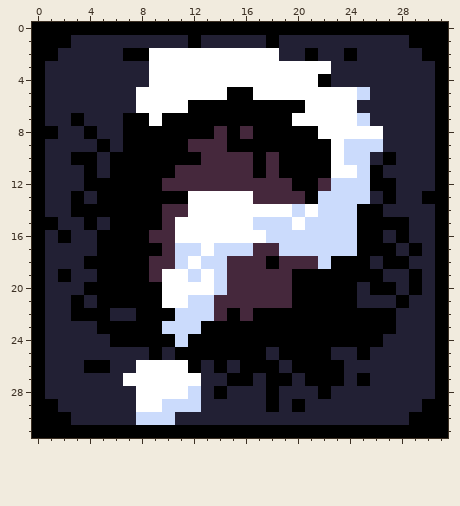
Edited in one commit: pixel-art file (raw project files/achievement icon.ase). The first picture shows the starting point.
32x32 pixels, 1 frame.
Once edited:
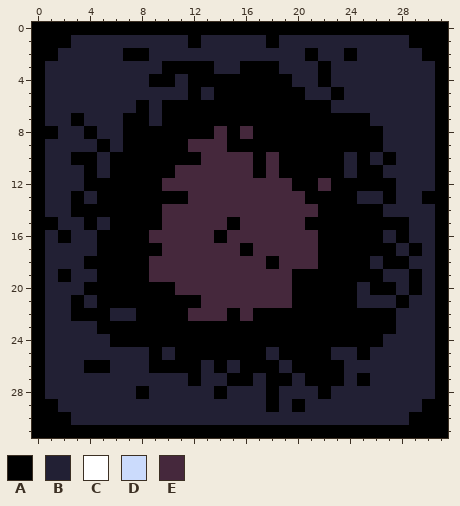
Palette (. is transparent): A #000000  B #222034  C #ffffff  D #cbdbfc  E #45283c
What changed:
Changed rows in their new state; - is an unchanged pixel.
Layer "border":
first column x 7:
 2 --BBBBBBBBBB--------
 3 --BAAAABBAAABBBA----
 4 --AABAAAAAAAABB-----
 5 -BBBBABA--AAAABBABB-
 6 -ABAA---------AABB--
 7 --B----------AAAAAA-
 8 ---------------AAAAA
 9 ----------------AAAA
10 ----------------ABA-
11 ----------------ABA-
12 ----------------AAA-
13 -----EEEEE-----AAAB-
14 -----EEEEEEEEEEAAA--
15 ----EEEEAEEEEEAAAA--
16 ----EEEAEEEEEEEAAA--
17 ----EEEEEA--EEEAAA--
18 ----EEEE-------A----
19 ---EEEEE------------
20 ---AEEEE------------
21 ---AAAE-------------
22 ----AEE-------------
23 ---AAA--------------
24 ----A---------------
26 -BAAA---------------
27 BBBBBA--------------
28 -ABBBB--------------
29 -BBBBB--------------
30 -BBB----------------
Changed places in both pictures, as pixel boxes (x1, y1, x2, y2):
changed: (123, 48, 383, 425)
